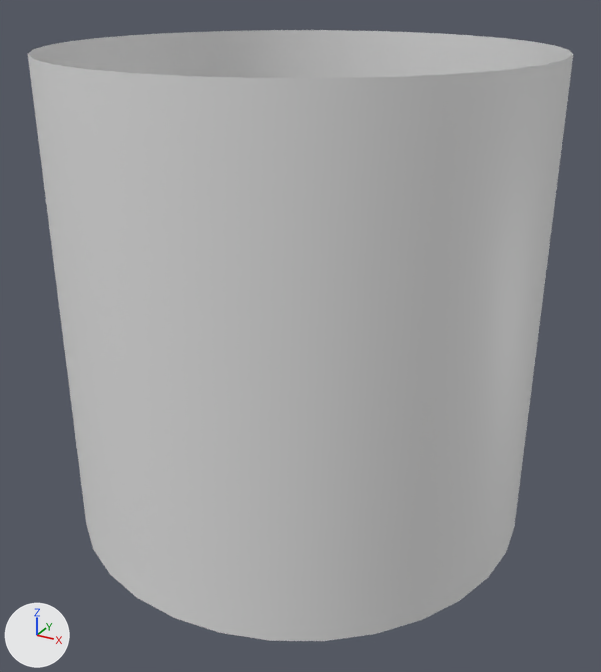
Two versions of the OBJ model GLFW/GLFW/3dmodels/cylinder.obj, one commit apart.
Camera for both pictures: a 50 mm camera at (1.62, -2.95, 2.27) aimed at (0.04, -0.07, 0.83). Lighting does not change. The marker at lower left points along +X, +Y and +Z. Materials are left out; every surface is plain grey. Where no turn or scale is listed for an object, it has been applied to the vertices.
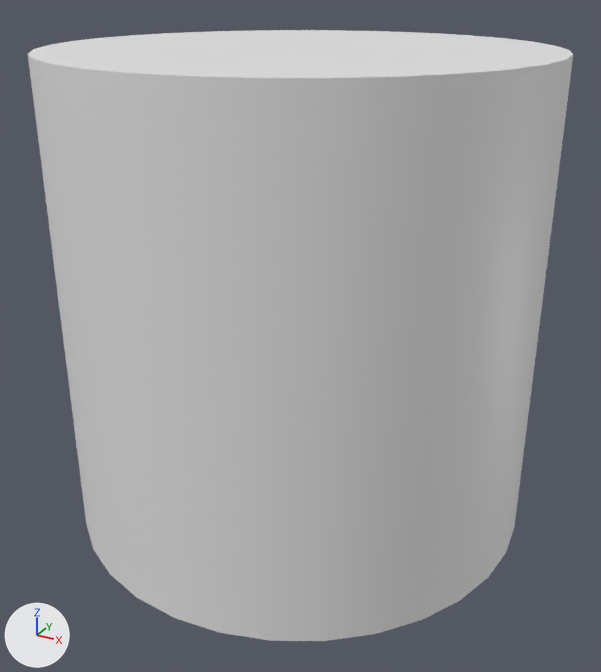
The newer file is also turned or shifted as a whole; pictures and numbers use the older file's frame.

What differs and where, as boxes [x1, y1, x2, y2] in the pictures (601 x 672 px):
part 1 of me_cylinder, added
    after: [28, 30, 573, 78]

What the commit changed:
me_cylinder is used by ob_cylinder; location (0.0, 0.0, 0.0).
me_cylinder had 64 vertices, 64 faces and spanned x -1.0..1.0, y -1.0..1.0, z 0.0..2.0.
me_cylinder now has 66 vertices, 128 faces and spans x -1.0..1.0, y -1.0..1.0, z 0.0..2.0.
Part 1, on me_cylinder:
1 vertex is added at (0.0, 0.0, 2.0).
32 new faces join them.
